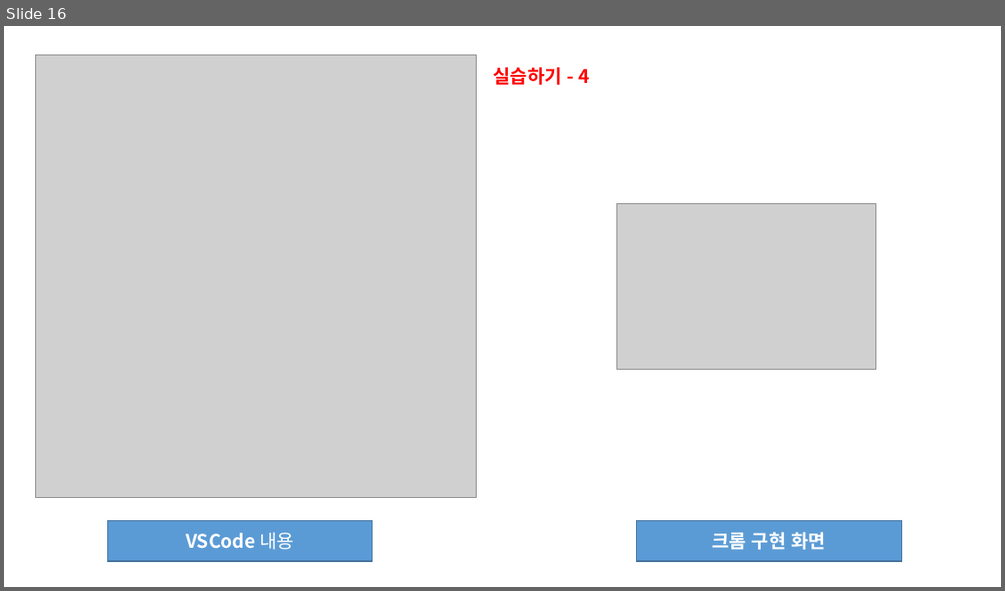
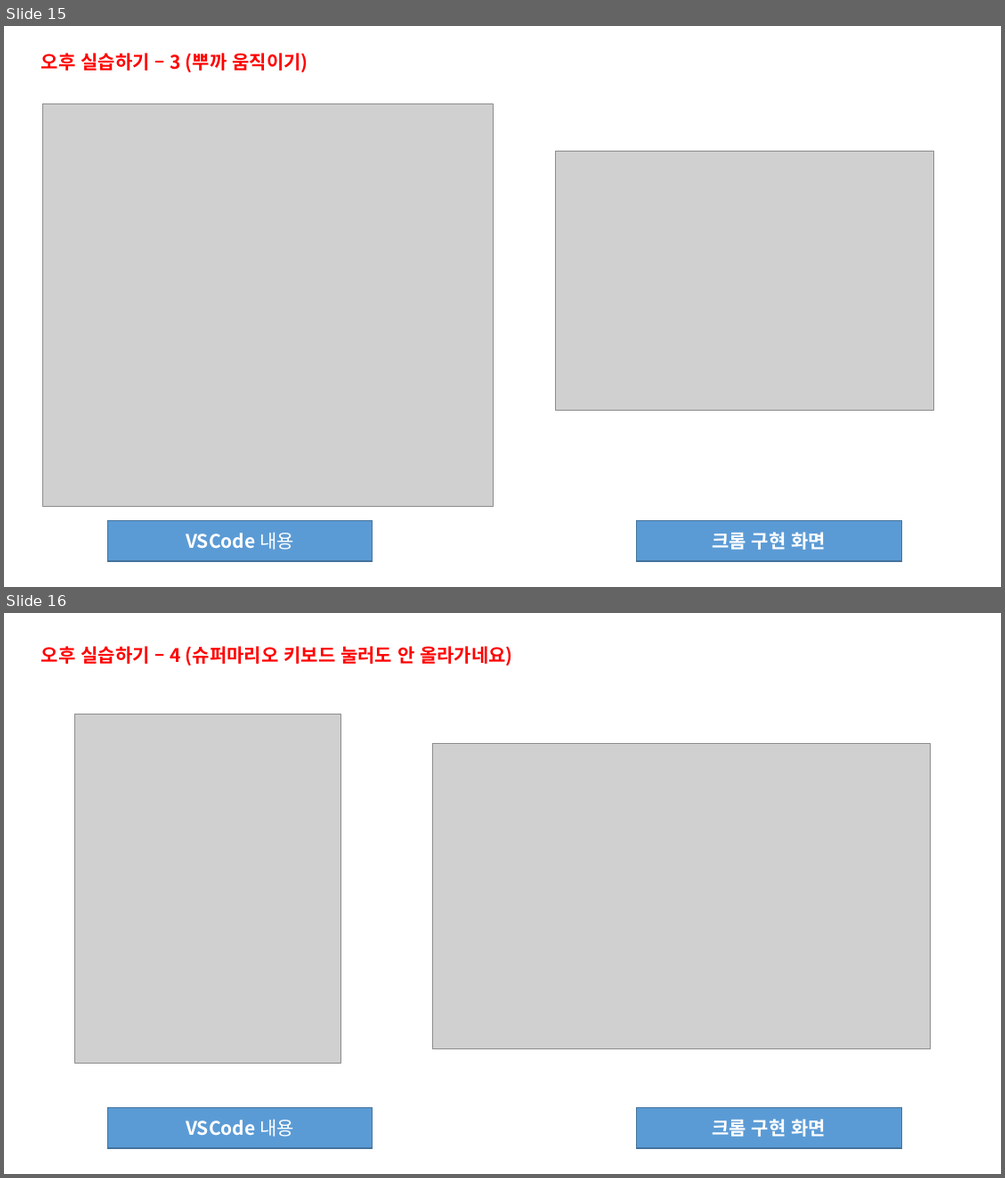
Before and after one commit to sonyoungsik/------, a slide deck: HTML(전체)/5월 13일 폴더/5강 과제 제출(손영식).pptx. Shown one above the other, each under a label of ours: slide 16 before the commit, slides 15 and 16 after it. The pictures are 1005x591 and 1005x1178 pixels, drawn with LibreOffice and Linux fonts; fonts in the diff are those of the drawing; grey boxes stand for pictures. Boxes give left, top, right and bottom in pixels: in the first picture for what was removed or moved away, otherwise in the second. Text is boxed around its words. In the diff, an @@ line names an element or a change of style, - is before the commit and + after.

```diff
--- a/HTML(전체)/5월 13일 폴더/5강 과제 제출(손영식).pptx
+++ b/HTML(전체)/5월 13일 폴더/5강 과제 제출(손영식).pptx
@@ slide 16 added at (4,613,1001,1174), background #FFFFFF @@
@@ text added at (41,646,513,666), 18 pt, text #FF0000, bold @@
+오후 실습하기 – 4 (슈퍼마리오 키보드 눌러도 안 올라가네요)
@@ picture added at (74,714,340,1063) @@
@@ picture added at (432,744,930,1048) @@
@@ rectangle added at (107,1107,372,1148), fill #5B9BD5, outline #43739E 1 pt, 18 pt, text #FFFFFF, bold @@
+VSCode 내용
@@ rectangle added at (637,1107,901,1148), fill #5B9BD5, outline #43739E 1 pt, 18 pt, text #FFFFFF, bold @@
+크롬 구현 화면
@@ what was slide 16 is now slide 15 @@
@@ slide 15 changed as well @@
@@ text at (41,53,307,72): text changed @@
-실습하기 - 4
+오후 실습하기 – 3 (뿌까 움직이기)
@@ picture: place and size @@
-picture at (35,55,476,498)
+picture at (43,103,493,506)
@@ picture: place and size @@
-picture at (617,203,877,369)
+picture at (556,151,934,410)
```
Also in this commit, not shown: 4 other slides changed, 10 other slides added, 13 slides removed, 11 other files.
